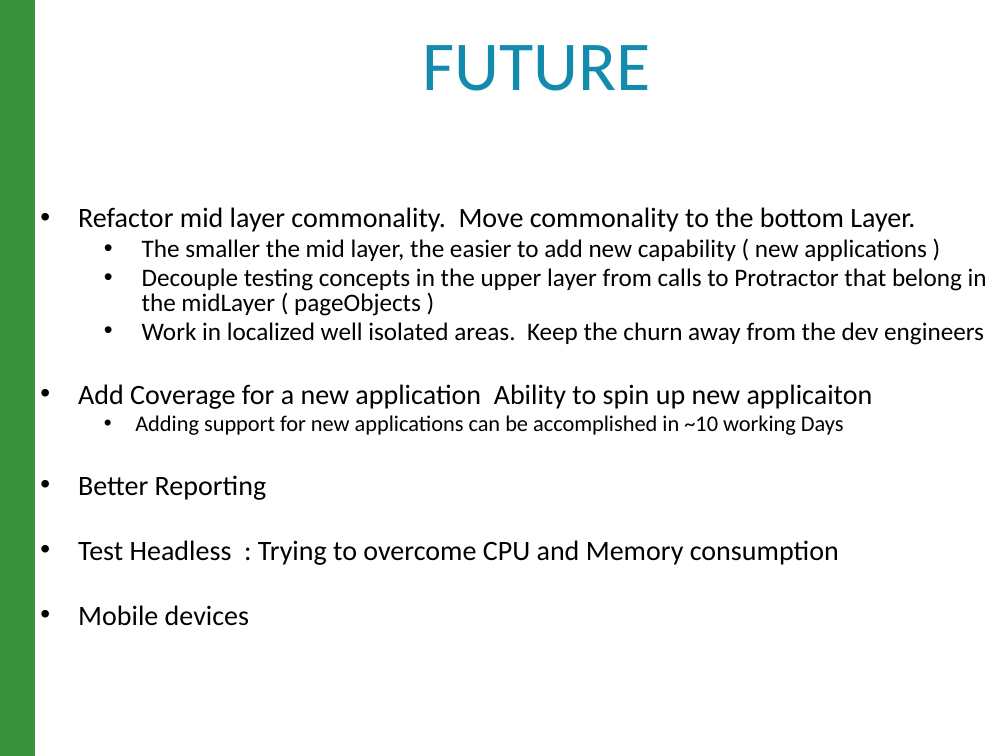
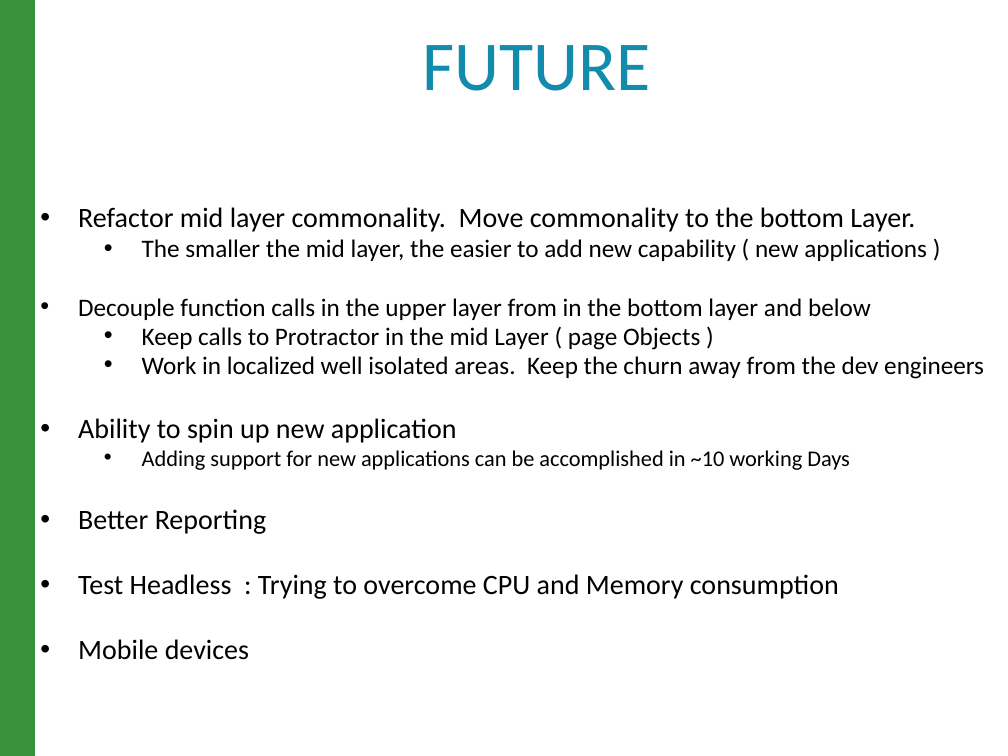
Before and after one commit to raghav9329/mainProf, a slide deck: slide 16 of CurrentWork_Delta/CX_StrategyPowerPoint.pptx. Drawn at 1008x756 pixels with LibreOffice and Linux fonts; fonts in the diff are those of the drawing. Boxes give left, top, right and bottom in pixels: in the first picture for what was removed or moved away, otherwise in the second. Text is boxed around its words. In the diff, an @@ line names an element or a change of style, - is before the commit and + after.

```diff
--- a/CurrentWork_Delta/CX_StrategyPowerPoint.pptx
+++ b/CurrentWork_Delta/CX_StrategyPowerPoint.pptx
@@ text at box(78, 298, 871, 350): text changed @@
-  • Decouple testing concepts in the upper layer from calls to Protractor that belong in the midLayer ( pageObjects )
+• Decouple function calls in the upper layer from in the bottom layer and below
+  • Keep calls to Protractor in the mid Layer ( page Objects )
@@ text at box(78, 418, 457, 443): text changed @@
-• Add Coverage for a new application Ability to spin up new applicaiton
+• Ability to spin up new application
@@ text at box(142, 450, 850, 470): indent changed @@
```
Also in this commit, not shown: 3 other slides changed.
